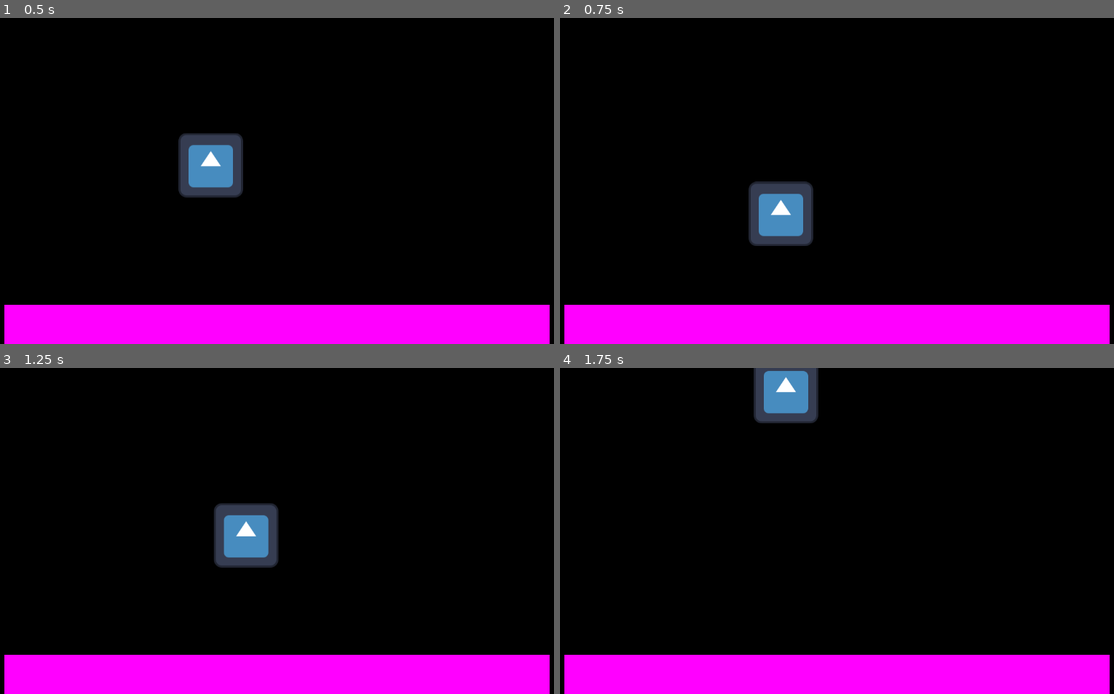
Above: before the commit, frames 1-4 (two rows, left to right).
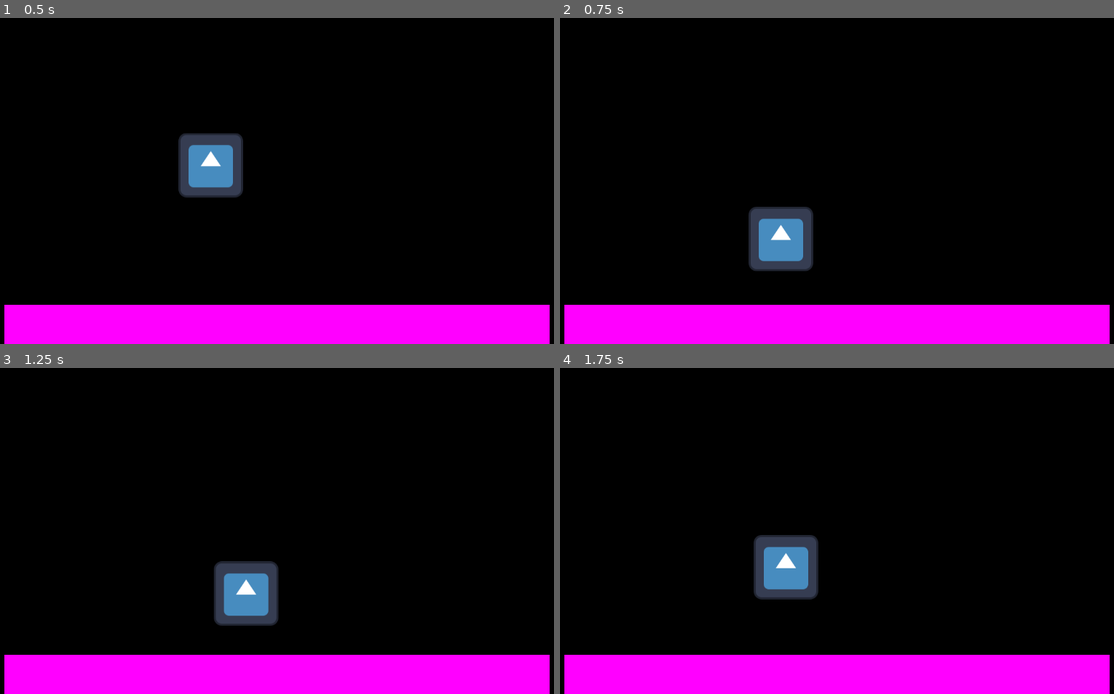
Above: after the commit, the same moments.

Repository: adudewithapc/piktiv-autumn-game-jam-2024
Game: Godot game, scene res://Scenes/Personal/Axel.tscn
The game is run twice, just before and just after one commit, with the same random seed, the same clock (stepped at 60 frames per second) and the same inputs. The engine's default icon, where the game draws it, is replaced by a stand-in: a white triangle on a blue panel in a dark square.
Inputs:
- Up to frame 1 (0.5 s): no input
- Up to frame 2 (0.75 s): hold Right (first_move_right) from 0.53 s (still down); tap Space (jump) at 0.6 s
- Up to frame 3 (1.25 s): keep holding Right (first_move_right); tap Space (jump) at 0.77, 1.07 s
- Up to frame 4 (1.75 s): release Right (first_move_right) at 1.28 s; hold Left (first_move_left) from 1.28 s (still down); tap Space (jump) at 1.35, 1.52 s

Frame 1 is identical in both runs. In frame 2, 2.5% of the frame differs, in the area x 34-46%, y 50-78%; in frame 3, 4.2%, in the area x 38-51%, y 41-80%; in frame 4, 4.2%.

Commit message:
You can now only jump when on the ground

Diff:
--- a/Scenes/Player.tscn
+++ b/Scenes/Player.tscn
@@ -20,3 +20,6 @@
 texture = ExtResource("1_5nmld")
 script = ExtResource("1_17dx8")
 speed = 100.0
+
+[node name="GroundRaycast" type="RayCast2D" parent="."]
+target_position = Vector2(0, 65)
--- a/Scripts/PlayerJump.gd
+++ b/Scripts/PlayerJump.gd
@@ -2,6 +2,8 @@
 
 @export var jump_height : float = 1
 
+@onready var ground_raycast := $GroundRaycast
+
 func _process(delta: float) -> void:
-	if Input.is_action_just_pressed("jump"):
+	if Input.is_action_just_pressed("jump") and ground_raycast.is_colliding():
 		apply_impulse(Vector2.UP * jump_height)
